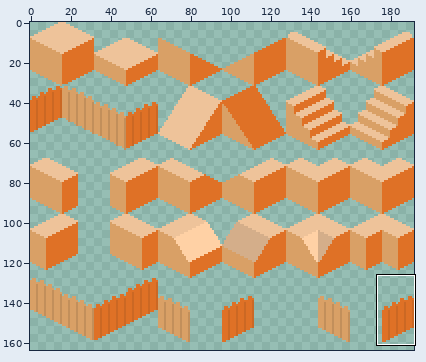
Two states of a sprite sheet, Assets/Sprite/Tiles/Tiles.png. Above, an overview of the earlier version with the close-up marked.
Close-up. Before the commit:
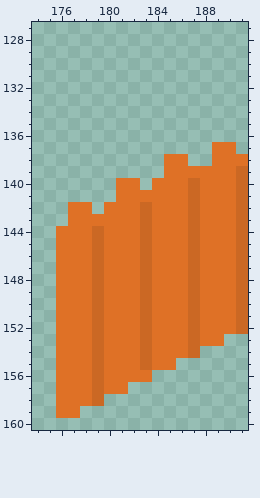
The file is 192x192 pixels. Colours within 5 levels of each other are drawn and written as one. Shown: x 174..191, y 127..160. The wide view leaves out empty margins. The commit also changed other parts of the picture, which this record leaves out.
Once edited:
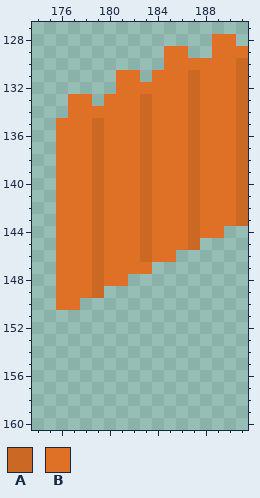
Palette (. is transparent): A #cb6824  B #df7126
Changes in this commit:
@@ x 174..191 @@
 127 ..................
-128 ..................
-129 ..................
-130 ..................
-131 ..................
-132 ..................
-133 ..................
-134 ..................
-135 ..................
-136 ..................
-137 ...............BB.
-138 ...........BB..BBB
-139 ...........BBBBBBA
-140 .......BB.BBBABBBA
-141 .......BBBBBBABBBA
-142 ...BB.BBBABBBABBBA
-143 ...BBBBBBABBBABBBA
-144 ..BBBABBBABBBABBBA
-145 ..BBBABBBABBBABBBA
-146 ..BBBABBBABBBABBBA
-147 ..BBBABBBABBBABBBA
-148 ..BBBABBBABBBABBBA
-149 ..BBBABBBABBBABBBA
-150 ..BBBABBBABBBABBBA
-151 ..BBBABBBABBBABBBA
-152 ..BBBABBBABBBABBBA
-153 ..BBBABBBABBBABB..
-154 ..BBBABBBABBBA....
-155 ..BBBABBBABB......
-156 ..BBBABBBB........
-157 ..BBBABB..........
-158 ..BBBA............
-159 ..BB..............
+128 ...............BB.
+129 ...........BB..BBB
+130 ...........BBBBBBA
+131 .......BB.BBBABBBA
+132 .......BBBBBBABBBA
+133 ...BB.BBBABBBABBBA
+134 ...BBBBBBABBBABBBA
+135 ..BBBABBBABBBABBBA
+136 ..BBBABBBABBBABBBA
+137 ..BBBABBBABBBABBBA
+138 ..BBBABBBABBBABBBA
+139 ..BBBABBBABBBABBBA
+140 ..BBBABBBABBBABBBA
+141 ..BBBABBBABBBABBBA
+142 ..BBBABBBABBBABBBA
+143 ..BBBABBBABBBABBBA
+144 ..BBBABBBABBBABB..
+145 ..BBBABBBABBBA....
+146 ..BBBABBBABB......
+147 ..BBBABBBB........
+148 ..BBBABB..........
+149 ..BBBA............
+150 ..BB..............
+151 ..................
+152 ..................
+153 ..................
+154 ..................
+155 ..................
+156 ..................
+157 ..................
+158 ..................
+159 ..................
 160 ..................
Where, in picture pixels (left, top, right, bottom), the same in both close-ups:
changed: (56, 34, 248, 418)
